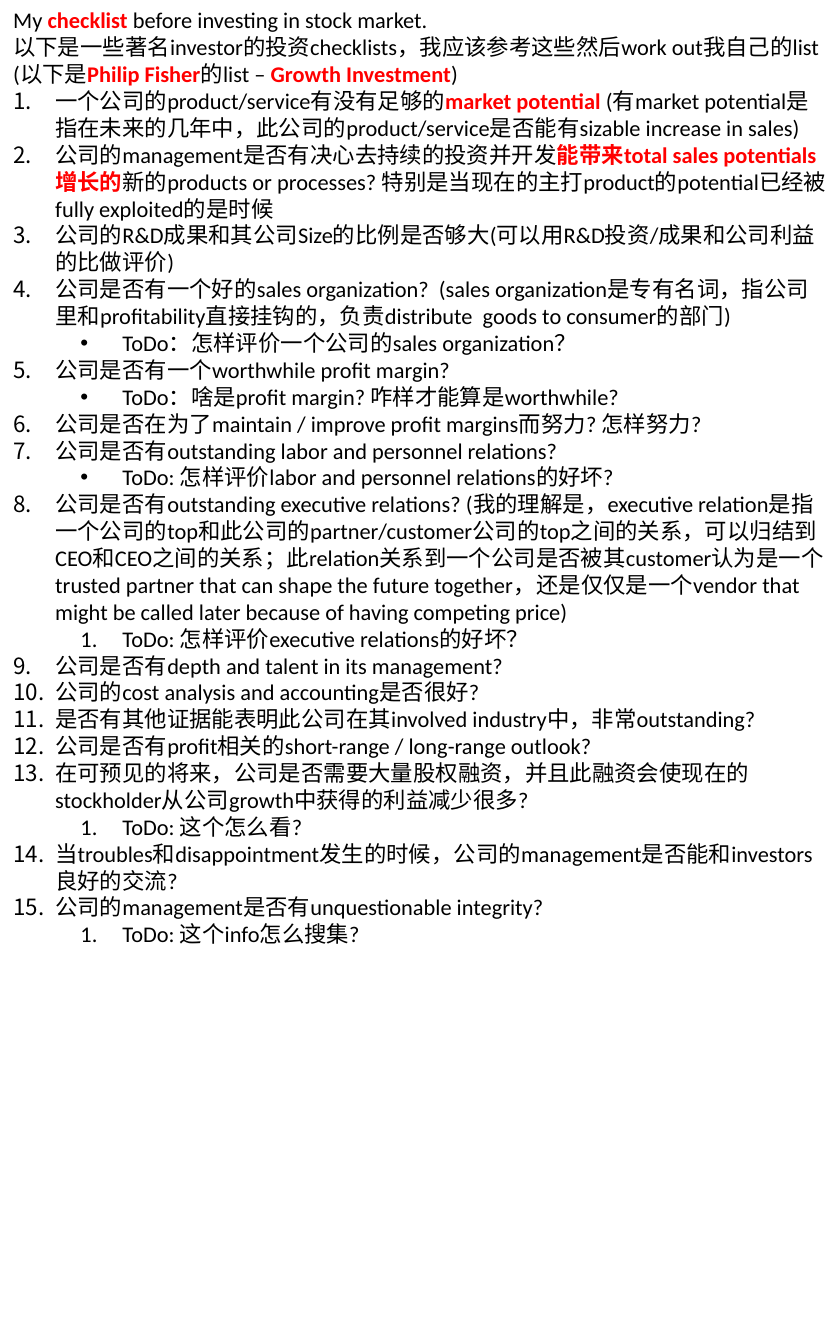
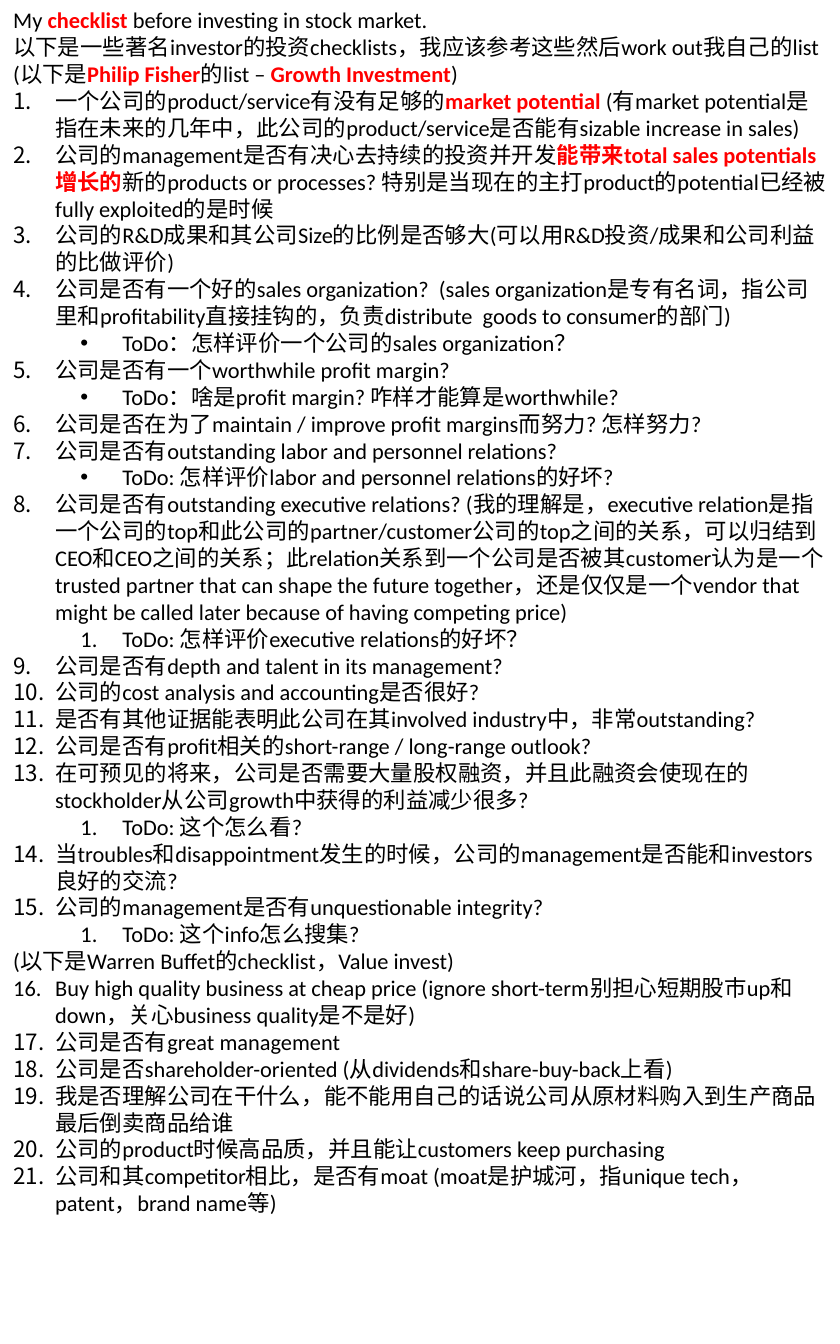
Before and after one commit to legend507/CommonSense, a slide deck: slide 1 of [BeAInvestor].pptx. Drawn at 840x1344 pixels with LibreOffice and Linux fonts; fonts in the diff are those of the drawing. Boxes give left, top, right and bottom in pixels: in the first picture for what was removed or moved away, otherwise in the second. Text is boxed around its words. In the diff, an @@ line names an element or a change of style, - is before the commit and + after.

Commit message:
added checklist to investing, trying to fix http.py

```diff
--- a/[BeAInvestor].pptx
+++ b/[BeAInvestor].pptx
@@ text at bbox=[13, 950, 816, 1215]: paragraphs added @@
+(以下是Warren Buffet的checklist，Value invest)
+1. Buy high quality business at cheap price (ignore short-term别担心短期股市up和down，关心business quality是不是好)
+2. 公司是否有great management
+3. 公司是否shareholder-oriented (从dividends和share-buy-back上看)
+4. 我是否理解公司在干什么，能不能用自己的话说公司从原材料购入到生产商品最后倒卖商品给谁
+5. 公司的product时候高品质，并且能让customers keep purchasing
+6. 公司和其competitor相比，是否有moat (moat是护城河，指unique tech，patent，brand name等)
```
Also in this commit, not shown: 1 other file.
